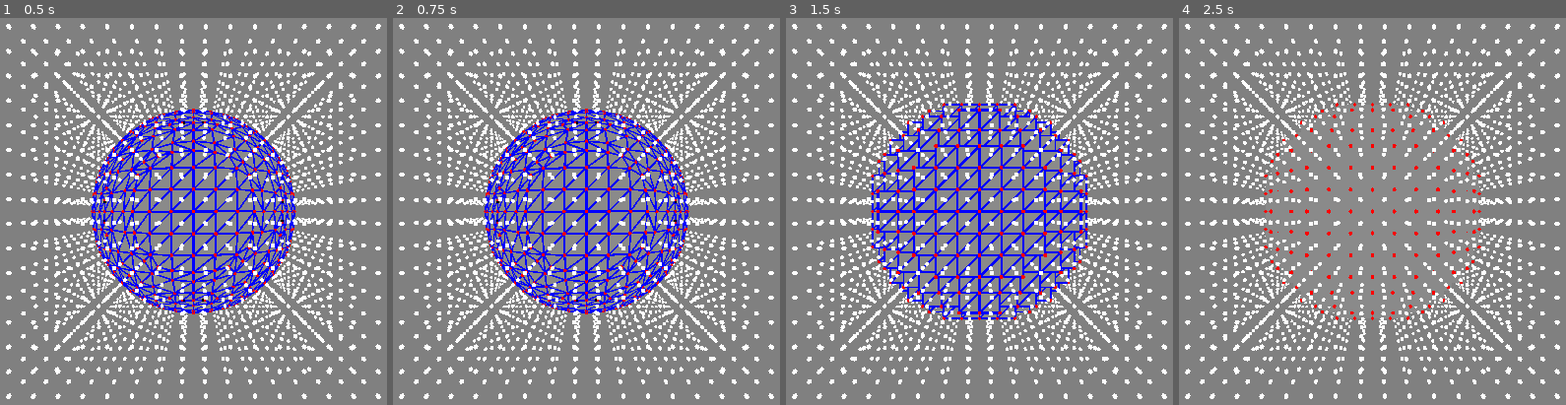
Above: before the commit, frames 1-4 (left to right).
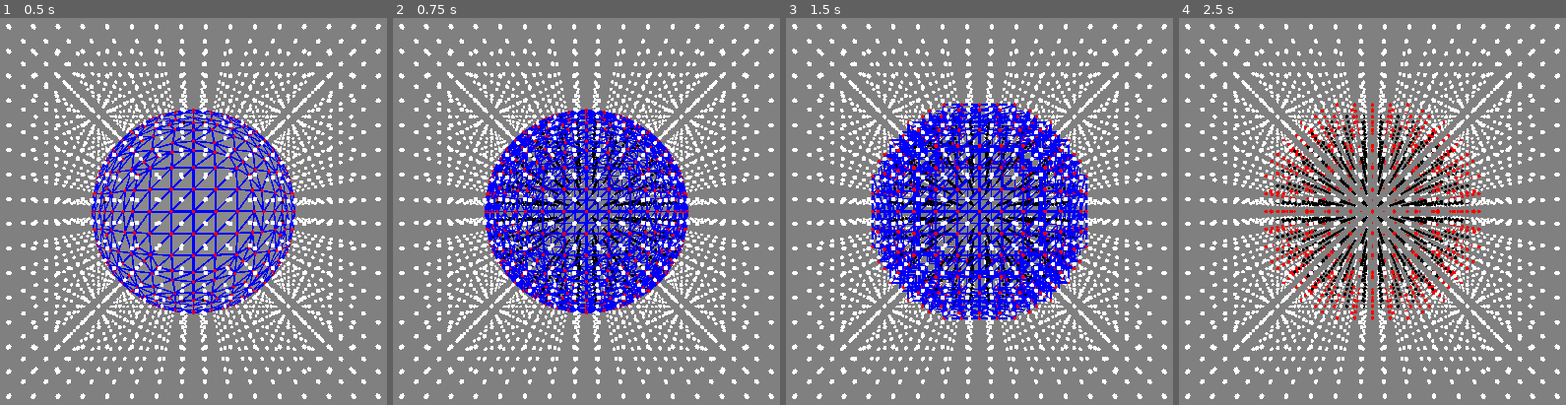
Above: after the commit, the same moments.

Repository: PierreBeur/naive-surface-nets-3d
Game: Godot game, scene res://scenes/main.tscn
Same seed, same stepped clock (60 frames per second), same inputs: the game is played once before the commit and once after it.
Inputs (mouse positions are in pixels of both pictures, inside the frame that each line leads up to):
- Up to frame 1 (0.5 s): no input
- Up to frame 2 (0.75 s): tap Enter at 0.5 s; move the mouse to (760, 188) at 0.52 s; hold 4 (toggle_show_mesh) from 0.53 s (still down); click (760, 188) at 0.67 s
- Up to frame 3 (1.5 s): tap Space at 1.25 s; move the mouse to (820, 234) at 1.27 s; release 4 (toggle_show_mesh) at 1.28 s; tap 5 (toggle_interpolation) at 1.35 s; click (820, 234) at 1.42 s
- Up to frame 4 (2.5 s): tap 4 (toggle_show_mesh) at 1.55, 2.3 s; tap Enter at 2 s; move the mouse to (1449, 114) at 2.02 s; hold 3 (toggle_show_edges) from 2.03 s (still down); click (1449, 114) at 2.17 s

Frame 1 is identical in both runs. In frame 2, 7.3% of the frame differs, in the area x 24-76%, y 24-76%; in frame 3, 10%, in the area x 22-78%, y 22-78%; in frame 4, 8.0%.

Commit message:
Update main.gd

Diff:
--- a/scripts/main.gd
+++ b/scripts/main.gd
@@ -87,6 +87,8 @@
 	if event.is_action_pressed("toggle_show_edges"):
 		show_edges = !show_edges
 		redraw = true
+	if event.is_action_pressed("toggle_show_mesh"):
+		mesh.visible = !mesh.visible
 	if event.is_action_pressed("toggle_interpolation"):
 		interpolation = !interpolation
 		build()
